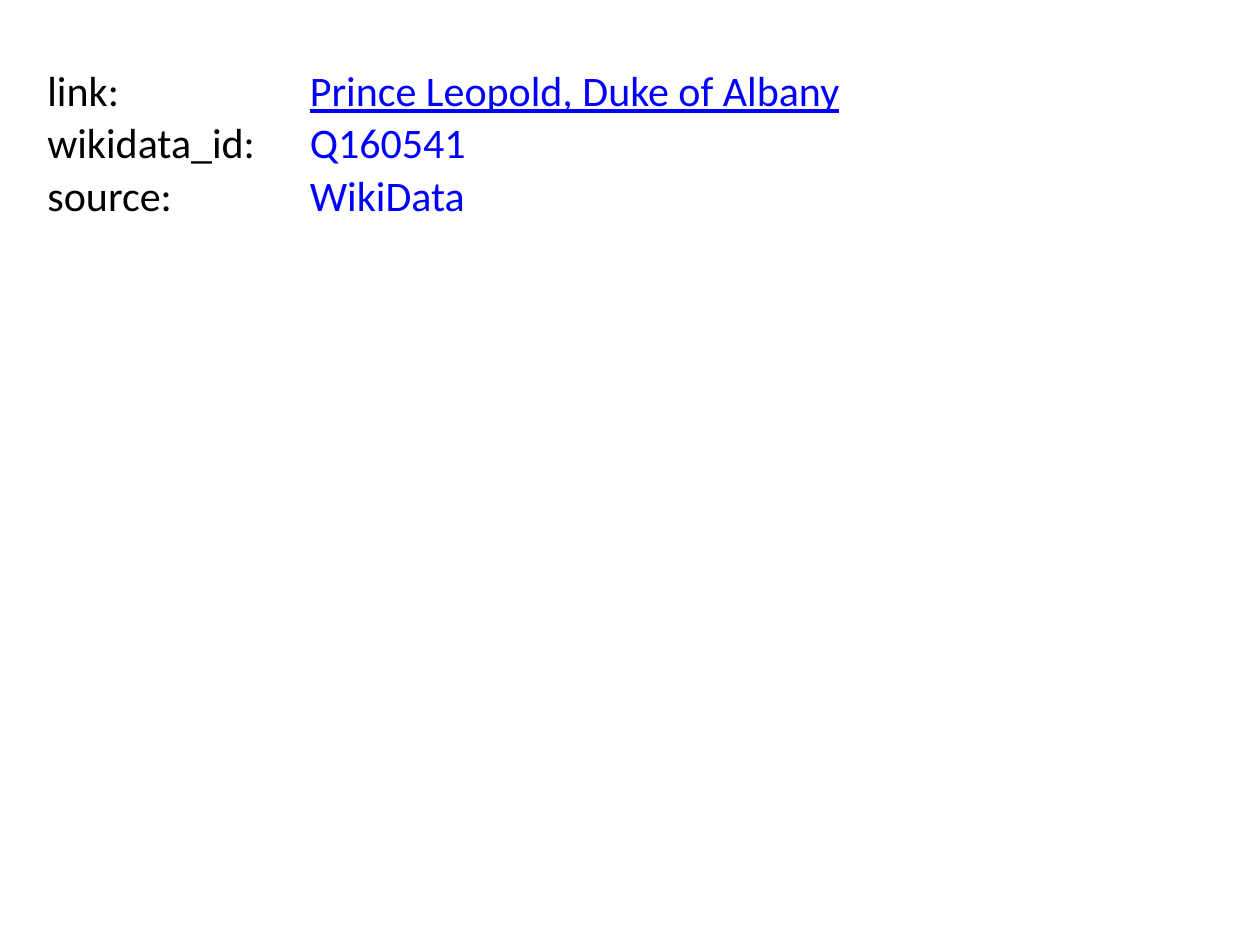
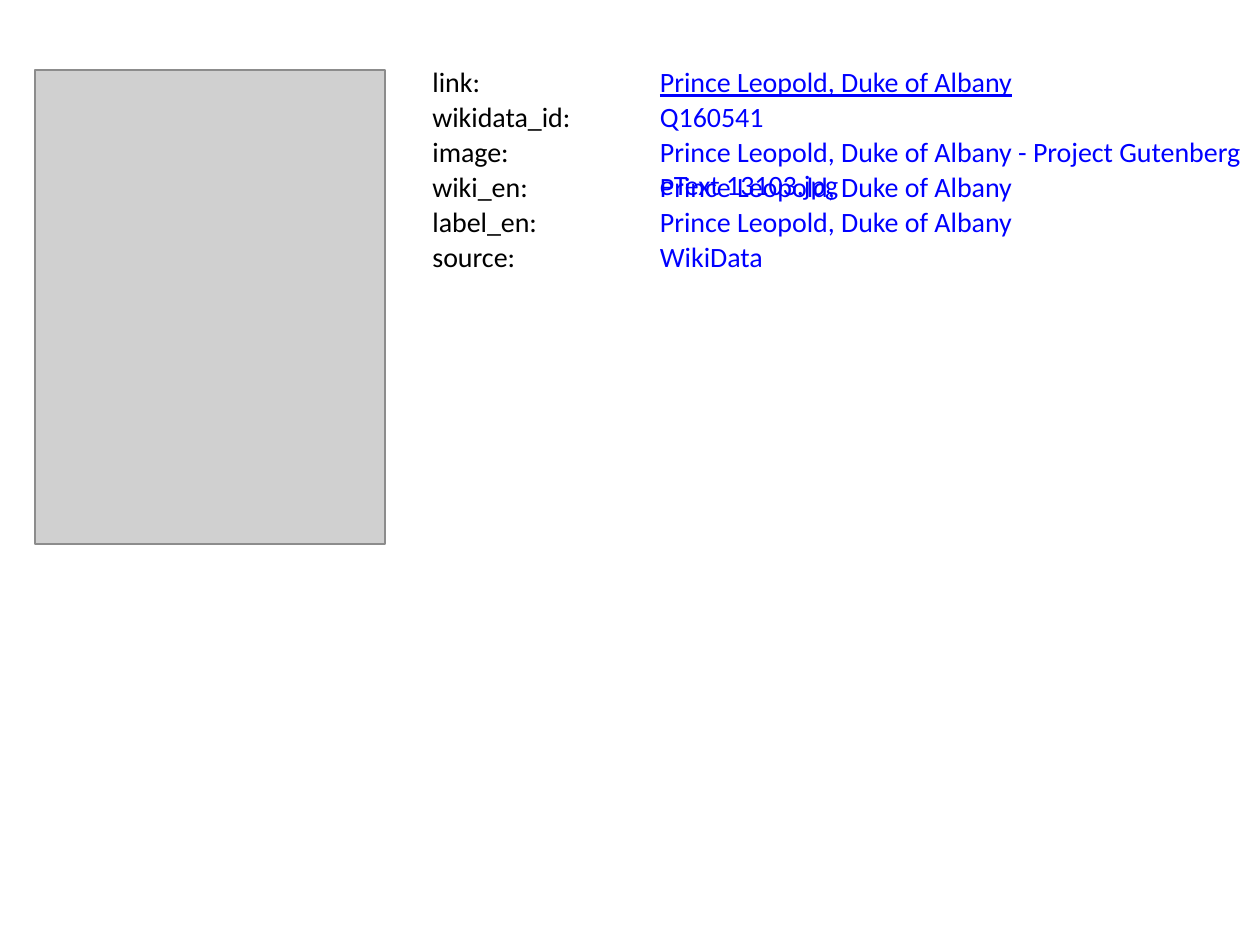
Before and after one commit to BITPlan/com.bitplan.simplegraph, a slide deck: slide 9 of QueenVictoria.pptx. Drawn at 1260x945 pixels with LibreOffice and Linux fonts; fonts in the diff are those of the drawing; grey boxes stand for pictures. Boxes give left, top, right and bottom in pixels: in the first picture for what was removed or moved away, otherwise in the second. Text is boxed around its words. In the diff, an @@ line names an element or a change of style, - is before the commit and + after.

```diff
--- a/QueenVictoria.pptx
+++ b/QueenVictoria.pptx
@@ text "link:": place and size @@
-text "link:" at box(47, 76, 119, 107)
+text "link:" at box(432, 72, 480, 92)
@@ text "Prince Leopold, Duke of Albany": place and size @@
-text "Prince Leopold, Duke of Albany" at box(310, 76, 839, 113)
+text "Prince Leopold, Duke of Albany" at box(660, 212, 1011, 237)
@@ picture added at box(35, 71, 386, 544) @@
@@ text "wikidata_id:": place and size @@
-text "wikidata_id:" at box(47, 128, 255, 164)
+text "wikidata_id:" at box(432, 107, 570, 131)
@@ text "Q160541": place and size @@
-text "Q160541" at box(310, 129, 466, 164)
+text "Q160541" at box(660, 108, 764, 131)
@@ text added at box(660, 72, 1240, 202), 16 pt, text #0000FF @@
+Prince Leopold, Duke of Albany - Project Gutenberg eText 13103.jpg
@@ text added at box(432, 142, 508, 167), 16 pt, text #000000 @@
+image:
@@ text added at box(660, 142, 1011, 167), 16 pt, text #0000FF @@
+Prince Leopold, Duke of Albany
@@ text added at box(432, 177, 537, 236), 16 pt, text #000000 @@
+wiki_en:
@@ text added at box(432, 177, 527, 201), 16 pt, text #000000 @@
+label_en:
@@ text added at box(660, 175, 1011, 202), 16 pt, text #0000FF @@
+Prince Leopold, Duke of Albany
@@ size 24 to 16 pt in 6 elements at box(660, 212, 1011, 237), box(432, 72, 480, 92), box(660, 108, 764, 131), box(660, 247, 763, 268), box(432, 107, 570, 131), box(432, 253, 515, 268) @@
@@ text "source:": place and size @@
-text "source:" at box(47, 190, 171, 212)
+text "source:" at box(432, 253, 515, 268)
@@ text "WikiData": place and size @@
-text "WikiData" at box(310, 181, 465, 212)
+text "WikiData" at box(660, 247, 763, 268)
```
Also in this commit, not shown: 9 other slides changed, 7 other files.
